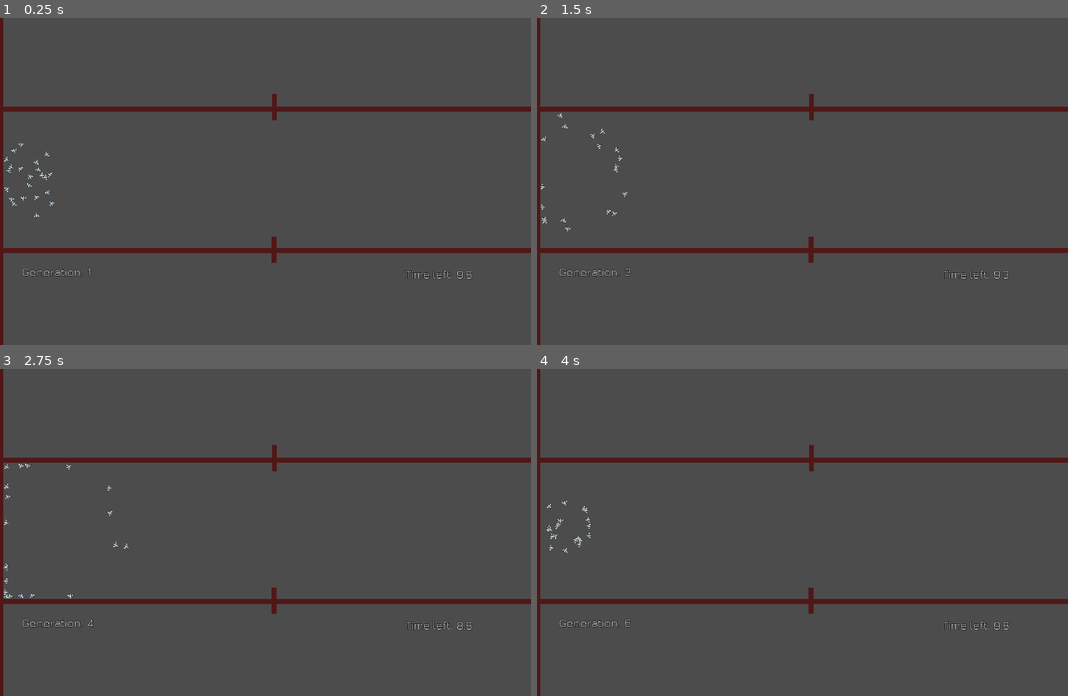
Above: before the commit, frames 1-4 (two rows, left to right).
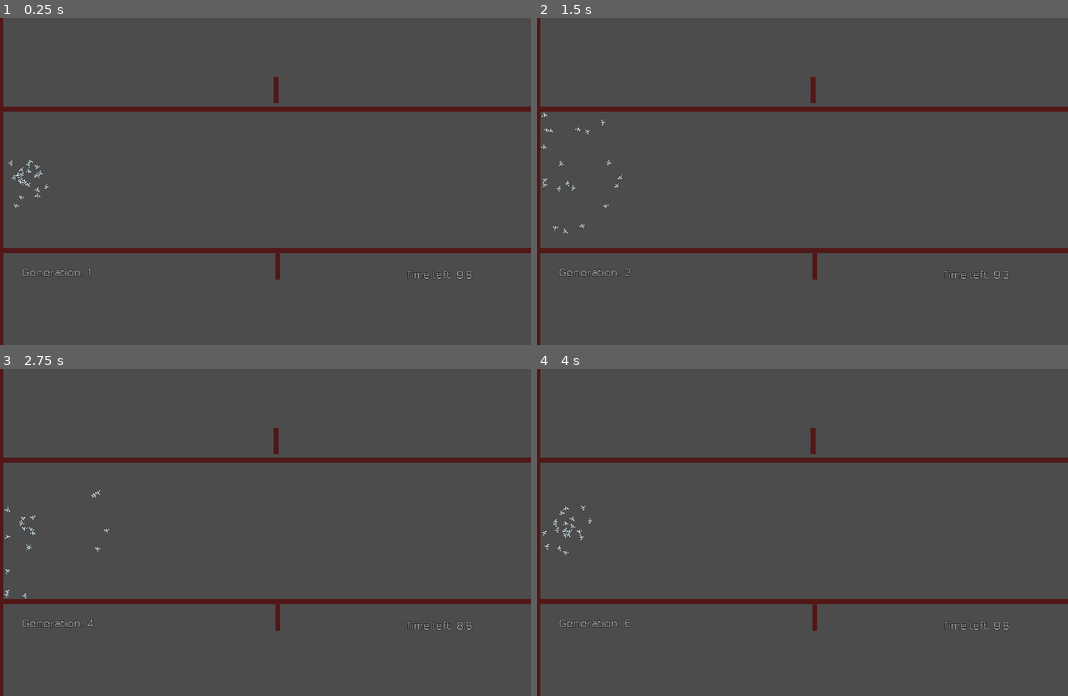
Above: after the commit, the same moments.

Repository: a0x77ry/plasmata
Game: Godot game, scene res://level1.tscn
The game is run twice, just before and just after one commit, with the same random seed, the same clock (stepped at 60 frames per second) and the same inputs.
Inputs:
- Up to frame 1 (0.25 s): no input
- Up to frame 2 (1.5 s): tap Enter (ui_accept) at 0.5, 0.77 s; hold Right (right) 0.53-1.28 s; hold Down (down) from 1.28 s (still down)
- Up to frame 3 (2.75 s): tap Enter (ui_accept) at 1.52 s; release Down (down) at 2.03 s; hold Right (right) from 2.03 s (still down)
- Up to frame 4 (4 s): release Right (right) at 2.78 s; hold Up (up) 2.78-3.53 s; tap Enter (ui_accept) at 3.02, 3.77 s; hold Left (left) from 3.53 s (still down)

The runs differ from the first frame. In frame 1, 0.5% of the frame differs, in the area x 0-53%, y 18-81%; in frame 2, 0.5%; in frame 3, 0.5%; in frame 4, 0.5%.

Commit message:
Add weight shift to the links

Diff:
--- a/level1.tscn
+++ b/level1.tscn
@@ -30,12 +30,12 @@
 scale = Vector2( -59.7816, 0.802072 )
 
 [node name="Wall3" parent="." instance=ExtResource( 2 )]
-position = Vector2( 671, 438 )
+position = Vector2( 680, 479 )
 rotation = 1.5708
 scale = Vector2( 2, 0.802 )
 
 [node name="Wall6" parent="." instance=ExtResource( 2 )]
-position = Vector2( 672, 89 )
+position = Vector2( 676, 47 )
 rotation = 1.5708
 scale = Vector2( 2, 0.802 )
 
--- a/scripts/agent.gd
+++ b/scripts/agent.gd
@@ -19,9 +19,9 @@
 ]
 var nn_outputs = [
   {"name": "go_right"},
-  {"name": "go_left"},
+  # {"name": "go_left"},
   {"name": "go_forward"},
-  {"name": "go_backward"},
+  # {"name": "go_backward"},
 ]
 var nn_h1 = []
 var genome: Dictionary = {} setget set_genome, get_genome
@@ -66,40 +66,12 @@
   return genome
 
 
-func get_player_input():
-  rotation_dir = 0
-  velocity = Vector2()
-  if Input.is_action_pressed("right"):
-    go_right()
-  if Input.is_action_pressed("left"):
-    go_left()
-  if Input.is_action_pressed("down"):
-    go_backward()
-  if Input.is_action_pressed("up"):
-    go_forward()
-
-func go_right():
-	rotation_dir += 1
-
-func go_left():
-	rotation_dir -= 1
-
-func go_forward():
-	velocity = Vector2(speed, 0).rotated(rotation)
-
-func go_backward():
-	velocity = Vector2((-speed / 2.0), 0).rotated(rotation)
-
-
 func get_sensor_input():
   var current_rot = get_rotation()
   # Normalized rotation in positive radians
-  var newrot = ((current_rot if current_rot > 0 else current_rot + TAU) / TAU) + 0.5
+  var newrot = (current_rot if current_rot > 0 else current_rot + TAU) / TAU
   # var newrot = current_rot / PI
   # var newrot = current_rot
-  # if rot != newrot:
-  #   rot = newrot
-  #   print(rot)
   return {"rotation": newrot}
 
 
@@ -119,12 +91,12 @@
   #   go_backward()
 
   # nn_rotation = clamp(nn_output["go_right"] - nn_output["go_left"], -4.0, 4.0)
-  nn_rotation = clamp(nn_output["go_right"], -4.0, 4.0)
+  nn_rotation = clamp(nn_output["go_right"], -8.0, 8.0)
   # nn_rotation = nn_output["go_right"] - nn_output["go_left"]
   # nn_speed = nn_output["go_forward"] - nn_output["go_backward"]
   nn_speed = nn_output["go_forward"]
   # var real_speed = clamp(nn_speed * speed, -200.0, 300.0)
-  var real_speed = 200.0 if nn_speed > 0 else - 200.0
+  var real_speed = 200.0 if nn_speed > 0 else 0.0
   velocity = Vector2(real_speed, 0).rotated(rotation)
 
 
--- a/scripts/level1.gd
+++ b/scripts/level1.gd
@@ -50,6 +50,7 @@
     if !Main.genomes.empty():
       agent.set_genome(Main.genomes[i])
     agent.set_position(Vector2(pos_x, pos_y))
+    # agent.rotation = Main.init_rot
     agent.rotation = rand_range(-PI, PI)
     agents.append(agent)
     agent.add_to_group("agents")
--- a/scripts/main.gd
+++ b/scripts/main.gd
@@ -1,12 +1,13 @@
 extends Node2D
 
-const NUMBER_OF_SELECTED := 5
+const NUMBER_OF_SELECTED := 10
 const MUTATION_RATE = 0.05
 const MUTATION_STANDARD_DEVIATION = 3.0
 
 var used_node_ids := []
 var genomes := [] # A list of genomes
 var generation := 0
+var init_rot = rand_range(-PI, PI)
 
 
 func select_naive(agents):
@@ -26,10 +27,12 @@
   var total_distance := 0.0
   var _genomes = []
   for agent in agents:
+    # total_distance += pow(agent.position.x, 2.0)
     total_distance += agent.position.x
   while _genomes.size() < ceil(agents.size() / 2.0):
     for agent in agents:
       var selection_probability = agent.position.x / total_distance
+      # print("Selection Probability: %s" % selection_probability)
       if random.randf() < selection_probability:
         _genomes.append(agent.genome.duplicate())
   return _genomes
@@ -40,6 +43,7 @@
   var random = RandomNumberGenerator.new()
   var parent_genomes = parent_genomes_original.duplicate()
   var original_gens_size = parent_genomes.size()
+  print("Parent genomes size: %s" % parent_genomes.size())
   random.randomize()
   var offspring_genomes := []
   while parent_genomes.size() >= 2:
@@ -56,17 +60,36 @@
   random.randomize()
   var crossovered_genomes := []
   var crossovered_genome = couple_genomes[0].duplicate()
-  for _i in number_of_offspring:
+  for _i in range(number_of_offspring):
     for i in range(crossovered_genome["links"].size()):
-      var b = random.randfn(1.0, 0.2)
-      var offspring_link_weight: float
-      if random.randf() > 0.5:
-        offspring_link_weight = ((1.0 + b) * couple_genomes[0]["links"][i]["weight"]
-            + (1 - b) * couple_genomes[1]["links"][i]["weight"]) / 2.0
-      else:
-        offspring_link_weight = ((1.0 - b) * couple_genomes[0]["links"][i]["weight"]
-            + (1 + b) * couple_genomes[1]["links"][i]["weight"]) / 2.0
-      crossovered_genome["links"][i]["weight"] = offspring_link_weight
+      var b = random.randfn(1.0, 0.5)
+      var c = random.randfn(1.0, 0.5)
+      var offspring_link_weight_1: float
+      var offspring_link_w_shift_1: float
+      var offspring_link_weight_2: float
+      var offspring_link_w_shift_2: float
+
+      var p0_w = couple_genomes[0]["links"][i]["weight"]
+      var p1_w = couple_genomes[1]["links"][i]["weight"]
+      var p0_ws = couple_genomes[0]["links"][i]["w_shift"]
+      var p1_ws = couple_genomes[1]["links"][i]["w_shift"]
+      offspring_link_weight_1 = ((1.0 + b) * p0_w + (1.0 - b) * p1_w) / 2.0
+      offspring_link_w_shift_1 = ((1.0 + c) * p0_ws + (1.0 - c) * p1_ws) / 2.0
+      offspring_link_weight_2 = ((1.0 - b) * p0_w + (1.0 + b) * p1_w) / 2.0
+      offspring_link_w_shift_2 = ((1.0 - c) * p0_ws + (1.0 + c) * p1_ws) / 2.0
+
+      if p0_w != p1_w or p0_ws != p1_ws:
+        print("Parent 0 weight: %s" % p0_w)
+        print("Parent 1 weight: %s" % p1_w)
+        print("Offspring weight: %s" % offspring_link_weight_1)
+        print("Parent 0 w_shift: %s" % p0_ws)
+        print("Parent 1 w_shift: %s" % p1_ws)
+        print("Offspring w_shift: %s" % offspring_link_w_shift_1)
+
+      crossovered_genome["links"][i]["weight"] = offspring_link_weight_1
+      crossovered_genome["links"][i]["w_shift"] = offspring_link_w_shift_1
+      crossovered_genome["links"][i]["weight"] = offspring_link_weight_2
+      crossovered_genome["links"][i]["w_shift"] = offspring_link_w_shift_2
     crossovered_genomes.append(crossovered_genome)
   return crossovered_genomes
 
@@ -83,14 +106,19 @@
       for link in genome["links"]:
         if random.randf() < 1.0 / float(genome["links"].size()):
           link["weight"] = random.randfn(link["weight"], MUTATION_STANDARD_DEVIATION)
+        if random.randf() < 1.0 / float(genome["links"].size()):
+          link["w_shift"] = random.randfn(link["w_shift"], MUTATION_STANDARD_DEVIATION)
 
   if check:
     for i in parent_genomes.size():
       for link_i in parent_genomes[i]["links"].size():
         var original_w = parent_genomes[i]["links"][link_i]["weight"]
         var mutated_w = mutated_genomes[i]["links"][link_i]["weight"]
-        if original_w != mutated_w:
+        var original_w_s = parent_genomes[i]["links"][link_i]["w_shift"]
+        var mutated_w_s = mutated_genomes[i]["links"][link_i]["w_shift"]
+        if original_w != mutated_w || original_w_s != mutated_w_s:
           print("Genome %s. Original: %s. Mutated: %s" % [i, original_w, mutated_w])
+          print("Genome %s. Original shift: %s. Mutated shift: %s" % [i, original_w_s, mutated_w_s])
 
   return mutated_genomes
 
--- a/scripts/neural_network.gd
+++ b/scripts/neural_network.gd
@@ -49,17 +49,17 @@
         elif nid == link["to_id"]:
           target_node = node
       if (source_node != null) && (target_node != null):
-        var link_instance = Link.new(link["id"], source_node, target_node, link["weight"])
+        var link_instance = Link.new(link["id"], source_node, target_node, link["weight"], link["w_shift"])
         links.append(link_instance)
 
 
 func connect_nn_layers(source_layer, target_layer):
   for s_node in source_layer:
     for t_node in target_layer:
-      var new_link = Link.new(NO_ID, s_node, t_node, random.randf_range(-1.0, 1.0))
+      var new_link = Link.new(NO_ID, s_node, t_node, random.randf_range(-1.0, 1.0), random.randf_range(-1.0, 1.0))
       links.append(new_link)
       genome["links"].append({"id": new_link.id,
-          "weight": new_link.weight, "from_id": new_link.source_node.id,
+          "weight": new_link.weight, "w_shift": new_link.w_shift, "from_id": new_link.source_node.id,
           "to_id": new_link.target_node.id})
 
 
@@ -185,9 +185,10 @@
   var source_node: NNNode
   var target_node: NNNode
   var weight: float
-
-
-  func _init(_id, _source_node: NNNode, _target_node: NNNode, _weight):
+  var w_shift: float
+
+
+  func _init(_id, _source_node: NNNode, _target_node: NNNode, _weight, _w_shift):
     if _id < 0:
       id = Main.generate_UID()
     else:
@@ -195,10 +196,11 @@
     source_node = _source_node
     target_node = _target_node
     weight = _weight
+    w_shift = _w_shift
 
     source_node.add_outgoing_link(self)
     target_node.add_incoming_link(self)
 
 
   func get_value():
-    return source_node.get_value() * weight
+    return (source_node.get_value() * weight) + w_shift
